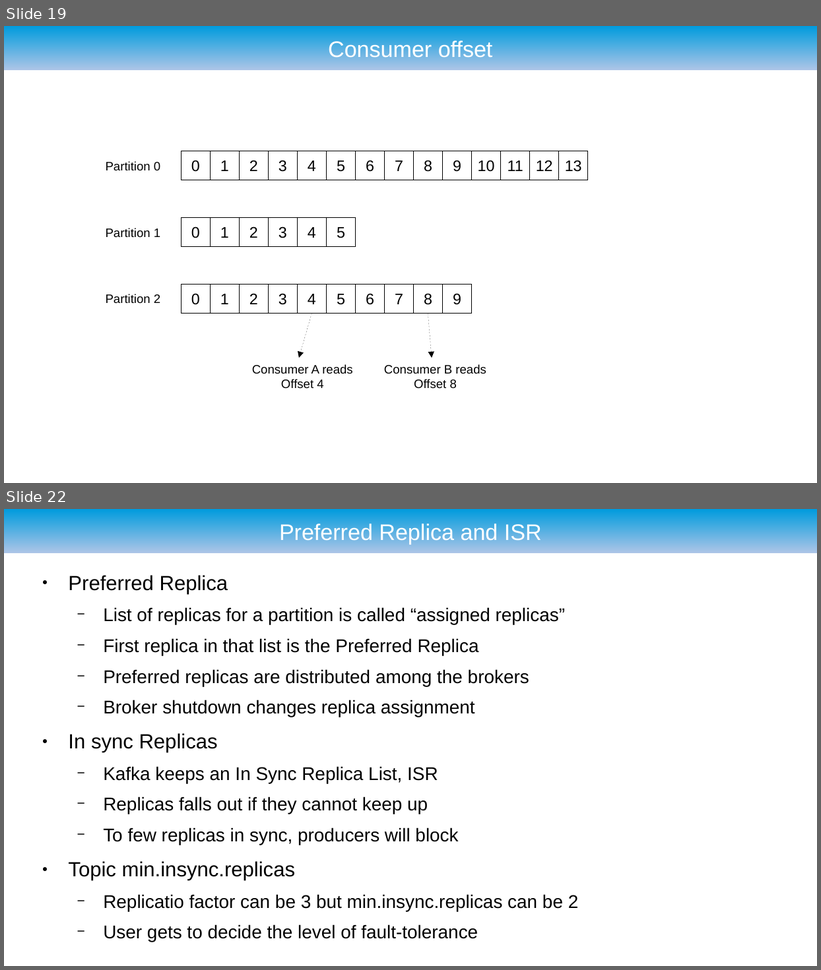
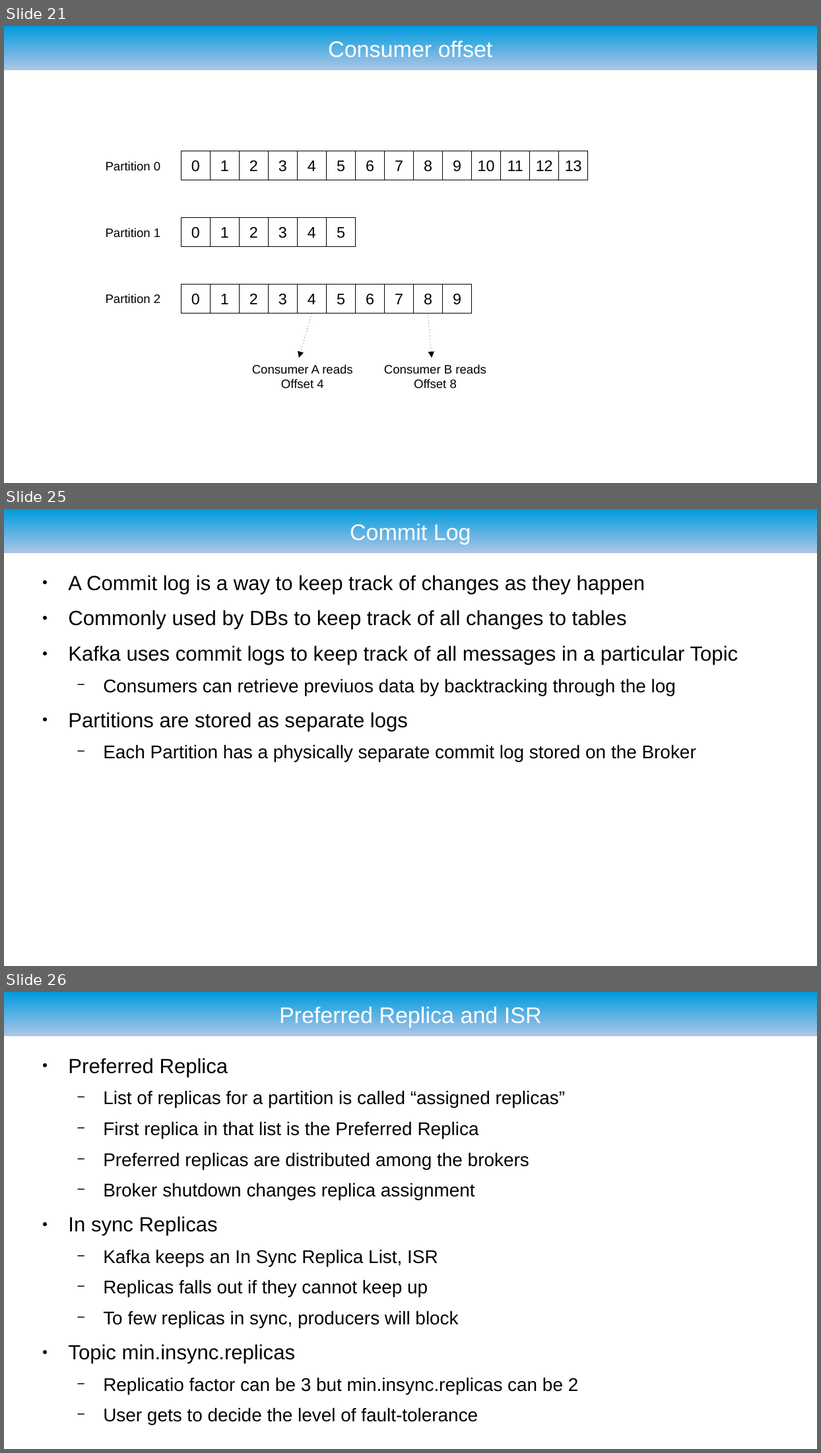
Before and after one commit to ryzlab/kafka-kompetensdag, a slide deck: doc/presentation.odp. Shown one above the other, each under a label of ours: slides 19 and 22 before the commit, slides 21, 25 and 26 after it; the slides between them are not shown. The pictures are 821x970 and 821x1453 pixels, drawn with LibreOffice and Linux fonts; fonts in the diff are those of the drawing; background and template pictures are left out. Boxes give left, top, right and bottom in pixels: in the first picture for what was removed or moved away, otherwise in the second. Text is boxed around its words. In the diff, an @@ line names an element or a change of style, - is before the commit and + after.

```diff
--- a/doc/presentation.odp
+++ b/doc/presentation.odp
@@ slide 25 added at (4, 509, 817, 966), background #FFFFFF; not listed: 1 template element that a slide beside it also shows @@
@@ title added at (350, 522, 471, 544), 22 pt, text #FFFFFF @@
+Commit Log
@@ text added at (68, 575, 739, 762), 20 pt, text #000000 @@
+● A Commit log is a way to keep track of changes as they happen
+● Commonly used by DBs to keep track of all changes to tables
+● Kafka uses commit logs to keep track of all messages in a particular Topic
+  − Consumers can retrieve previuos data by backtracking through the log
+● Partitions are stored as separate logs
+  − Each Partition has a physically separate commit log stored on the Broker
@@ what was slide 19 is now slide 21 @@
@@ what was slide 22 is now slide 26 @@
```
Also in this commit, not shown: 1 slide changed, 5 other slides added, 3 slides removed.
